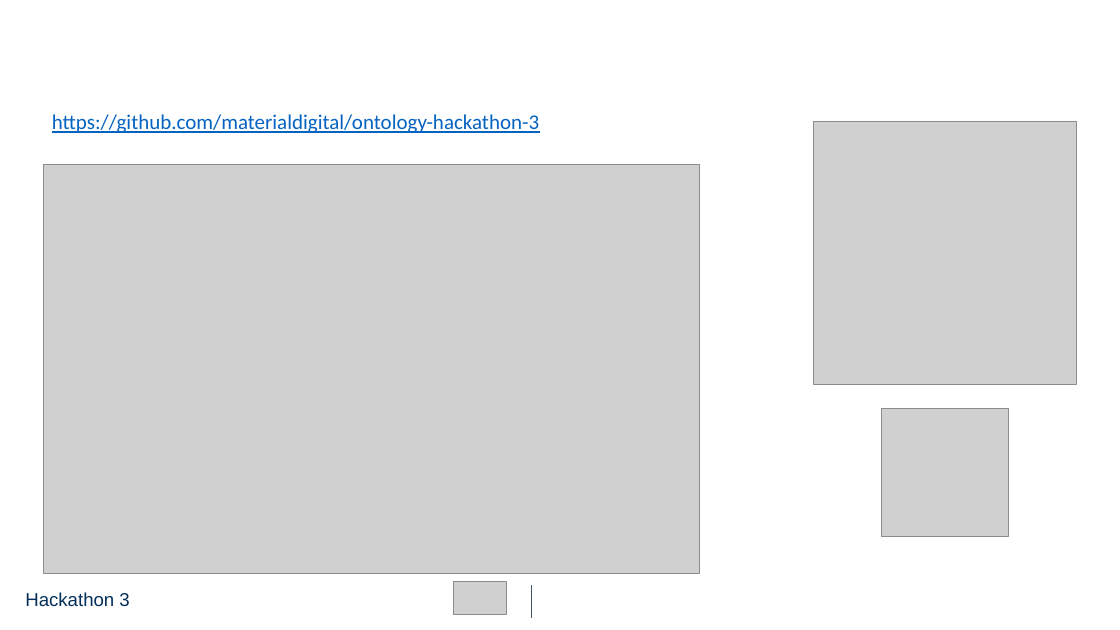
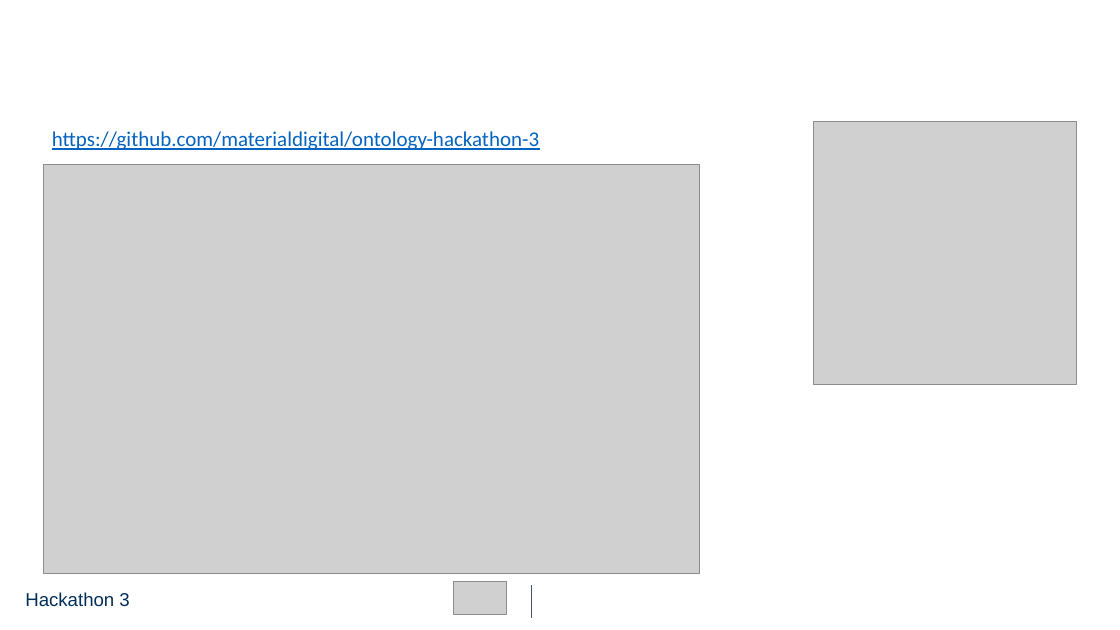
Before and after one commit to materialdigital/ontology-hackathon-3, a slide deck: slide 3 of PMD_Hackathon_3_BAM_Berlin.pptx. Drawn at 1120x630 pixels with LibreOffice and Linux fonts; fonts in the diff are those of the drawing; grey boxes stand for pictures; background and template pictures are left out. Boxes give left, top, right and bottom in pixels: in the first picture for what was removed or moved away, otherwise in the second. Text is boxed around its words. In the diff, an @@ line names an element or a change of style, - is before the commit and + after.

```diff
--- a/PMD_Hackathon_3_BAM_Berlin.pptx
+++ b/PMD_Hackathon_3_BAM_Berlin.pptx
@@ text "https://github.com/materialdigital/ontology-hackathon-3": place and size @@
-text "https://github.com/materialdigital/ontology-hackathon-3" at (52,114,539,133)
+text "https://github.com/materialdigital/ontology-hackathon-3" at (52,131,539,150)
@@ picture removed at (881,408,1009,536) @@
```
Also in this commit, not shown: 3 other slides changed, 1 other file.
